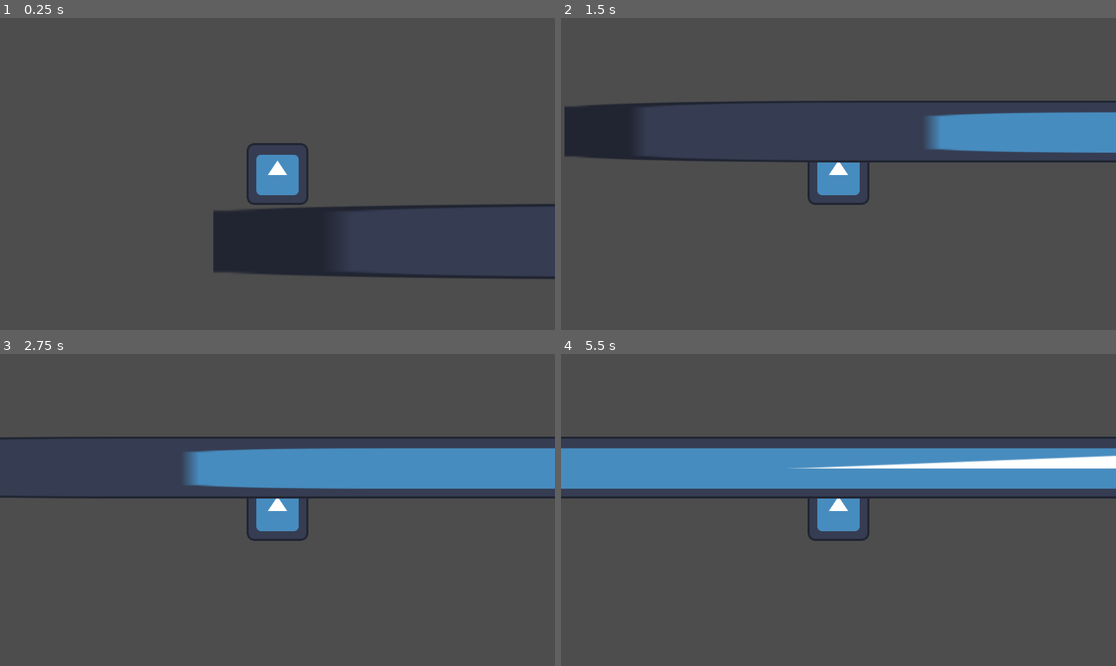
Above: before the commit, frames 1-4 (two rows, left to right).
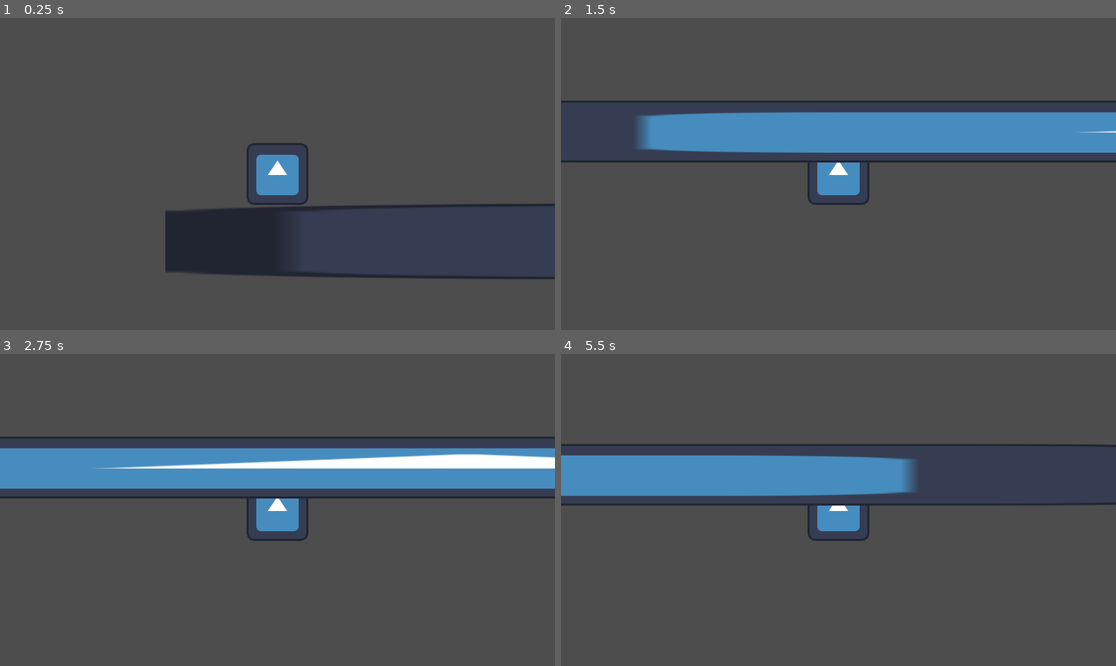
Above: after the commit, the same moments.

Repository: Cocotrilito/RaveRunner
Game: Godot game, scene res://scenes/main.tscn
The game is run twice, just before and just after one commit, with the same random seed, the same clock (stepped at 60 frames per second) and the same inputs. The engine's default icon, where the game draws it, is replaced by a stand-in: a white triangle on a blue panel in a dark square.
Inputs (mouse positions are in pixels of both pictures, inside the frame that each line leads up to):
- Up to frame 1 (0.25 s): no input
- Up to frame 2 (1.5 s): tap Enter at 0.5 s; move the mouse to (960, 158) at 0.52 s; hold Right from 0.53 s (still down); tap Alt at 0.6 s; click (960, 158) at 0.67 s; tap W (move_up) at 0.77 s; move the mouse to (727, 189) at 1.27 s; tap Shift at 1.35 s
- Up to frame 3 (2.75 s): tap W (move_up) at 1.52 s; move the mouse to (333, 441) at 2.02 s; release Right at 2.03 s; hold Left from 2.03 s (still down); tap Alt at 2.1 s
- Up to frame 4 (5.5 s): move the mouse to (810, 572) at 2.77 s; release Left at 2.78 s; hold Right 2.78-4.28 s; tap Shift at 2.85, 4.35 s; click (810, 572) at 2.92 s; tap W (move_up) at 3.02, 3.77, 4.52 s; move the mouse to (1005, 556) at 3.52 s; tap Alt at 3.6, 5.1 s; move the mouse to (672, 463) at 4.27 s; hold Left 4.28-5.03 s; move the mouse to (866, 510) at 5.02 s; hold Right from 5.03 s (still down); click (866, 510) at 5.17 s

The runs differ from the first frame. In frame 1, 3.1% of the frame differs, in the area x 29-79%, y 60-84%; in frame 2, 10%; in frame 3, 7.2%; in frame 4, 11%, in the area x 0-100%, y 26-49%.

Commit message:
camera shake

Diff:
--- a/player.gd
+++ b/player.gd
@@ -1,18 +1,24 @@
 extends CharacterBody2D
 
-const SPEED = 300.0
+const SPEED = 700.0
 const GRAVITY = 1200.0
 var gravity_direction = 1
 const FLIP_IMPULSE = 700.0
 
-
+func _shake_camara():
+	var cam = $Camera2D
+	var tween = create_tween()
+	tween.tween_property(cam, "offset", Vector2(randf_range(-5,5), randf_range(-5,5)), 0.03)
+	tween.tween_property(cam, "offset", Vector2.ZERO, 0.05)
 
 func _on_flip():
+	_shake_camara()
 	var tween = create_tween()
 	tween.tween_property($Sprite2D, "scale", Vector2(0.7, 1.3), 0.05)
 	tween.tween_property($Sprite2D, "scale", Vector2(1,1), 0.1)
 
 func _on_land():
+	_shake_camara()
 	var tween = create_tween()
 	tween.tween_property($Sprite2D, "scale", Vector2(1.3, 0.7), 0.05)
 	tween.tween_property($Sprite2D, "scale", Vector2(1,1), 0.1)
